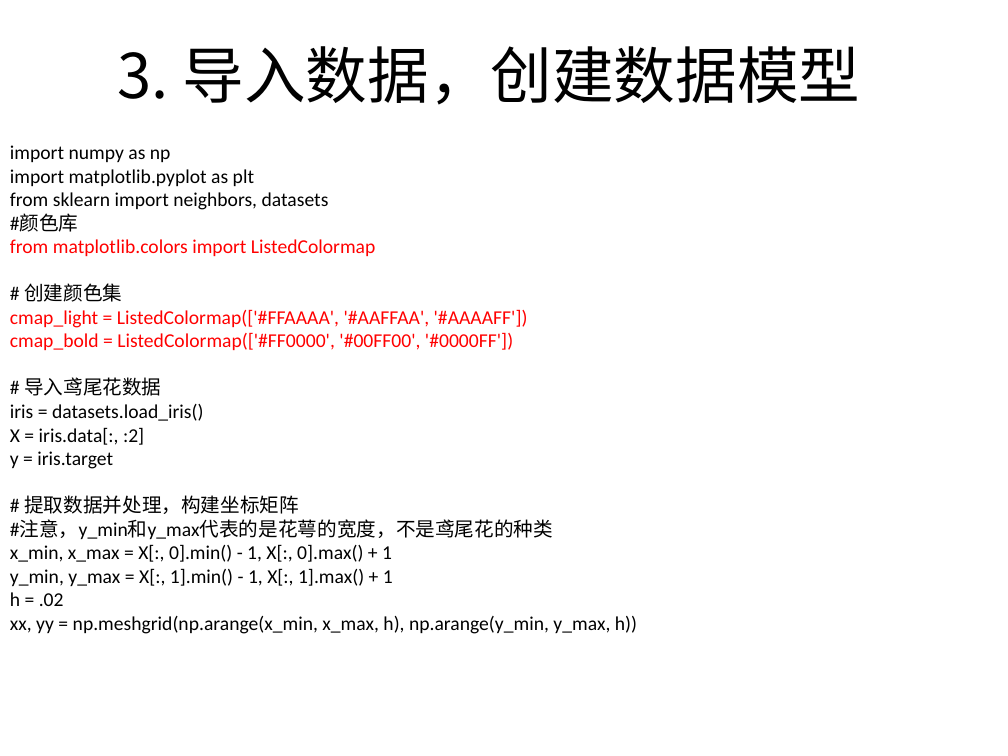
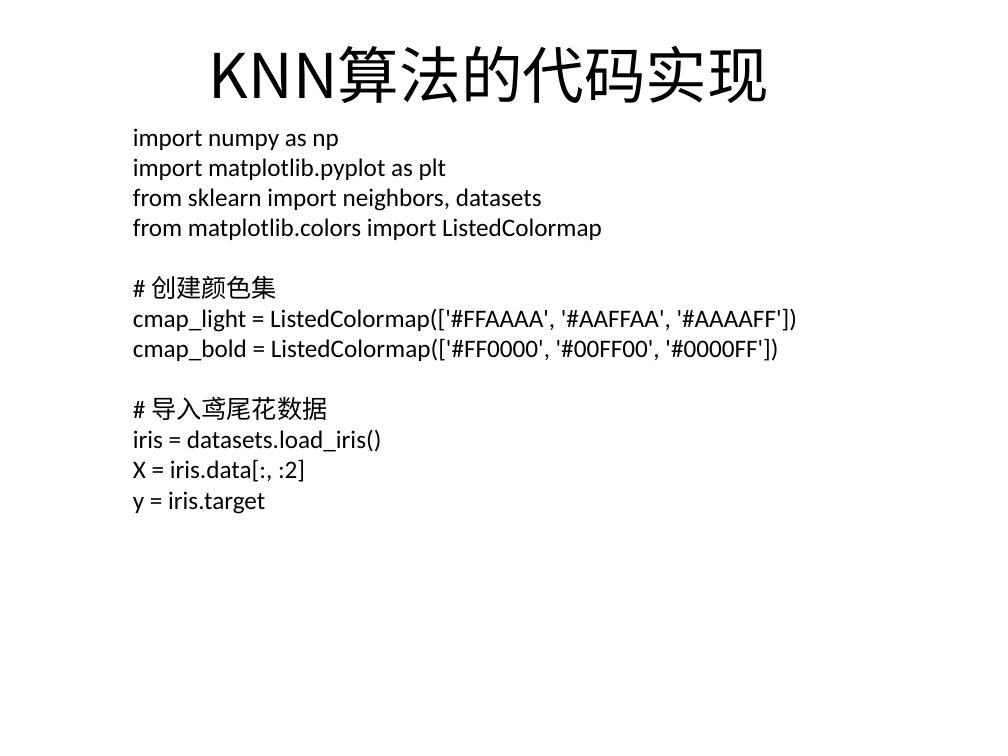
Before and after one commit to BattalionCommander/Python, a slide deck: slide 8 of cls_23聚类算法.pptx (slide 12 before the commit). Drawn at 1008x756 pixels with LibreOffice and Linux fonts; fonts in the diff are those of the drawing; background and template pictures are left out. Boxes give left, top, right and bottom in pixels: in the first picture for what was removed or moved away, otherwise in the second. Text is boxed around its words. In the diff, an @@ line names an element or a change of style, - is before the commit and + after.

```diff
--- a/cls_23聚类算法.pptx
+++ b/cls_23聚类算法.pptx
@@ title at <box>209,46,769,103</box>: text changed @@
-3. 导入数据，创建数据模型
+KNN算法的代码实现
@@ text "import numpy as np": place and size @@
-text "import numpy as np" at <box>10,145,637,634</box>
+text "import numpy as np" at <box>133,128,797,514</box>
@@ text "import numpy as np" at <box>133,128,797,514</box>: size 14 to 18 pt; text colour #FF0000 to #000000 in "from matplotlib.colors import ListedColormap", "cmap_light = ListedColormap(['#FFAAAA', '#AAFFAA', '#AAAAFF' ...", "cmap_bold = ListedColormap(['#FF0000', '#00FF00', '#0000FF'] ..." @@
@@ text at <box>10,214,79,232</box>: paragraph removed @@
-#颜色库
@@ text at <box>10,495,637,634</box>: paragraphs removed @@
-# 提取数据并处理，构建坐标矩阵
-#注意，y_min和y_max代表的是花萼的宽度，不是鸢尾花的种类
-x_min, x_max = X[:, 0].min() - 1, X[:, 0].max() + 1
-y_min, y_max = X[:, 1].min() - 1, X[:, 1].max() + 1
-h = .02
-xx, yy = np.meshgrid(np.arange(x_min, x_max, h), np.arange(y_min, y_max, h))
```
Also in this commit, not shown: 3 other slides changed, 7 slides added, 9 slides removed, 4 other files.
